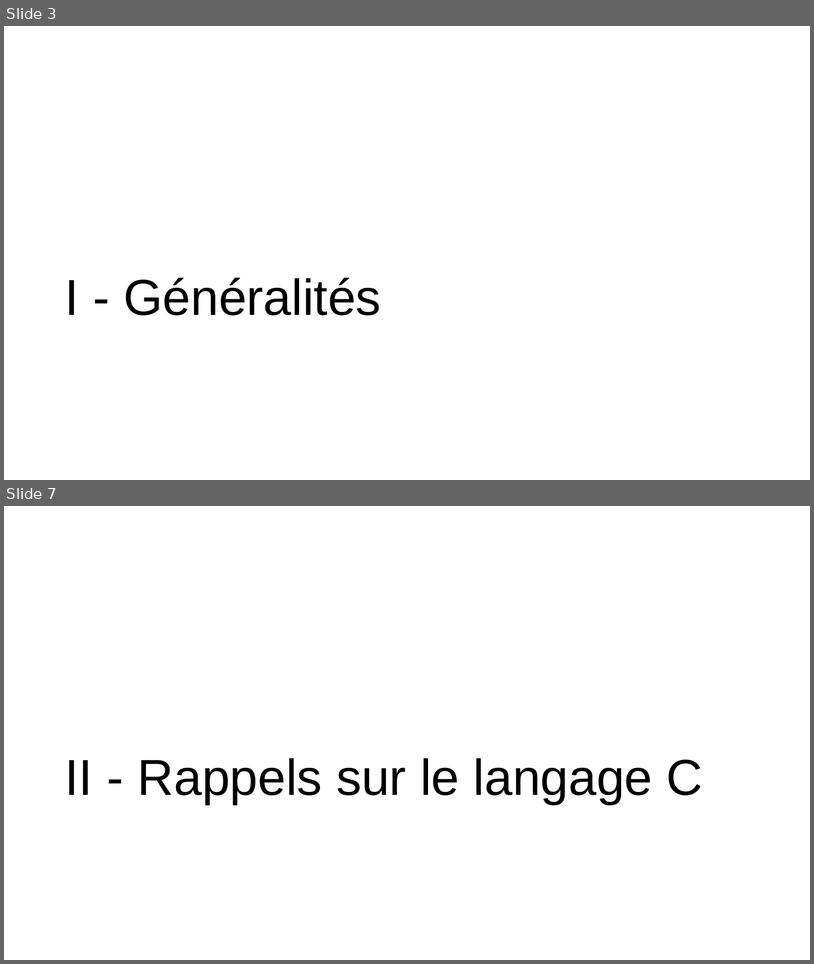
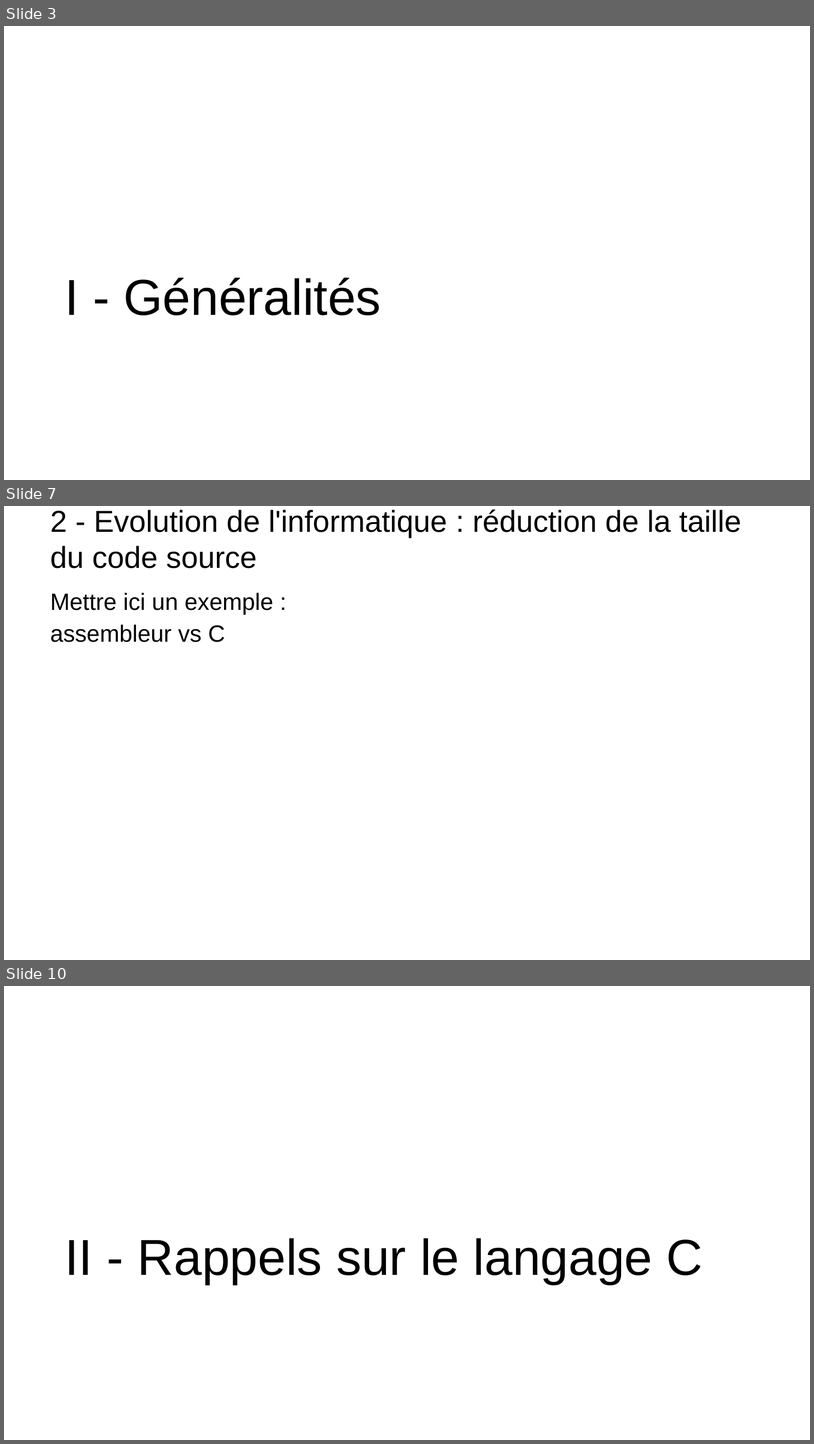
Before and after one commit to t-tortosa/cppCourses, a slide deck: POO.pptx. Shown one above the other, each under a label of ours: slides 3 and 7 before the commit, slides 3, 7 and 10 after it; the slides between them are not shown. The pictures are 814x964 and 814x1444 pixels, drawn with LibreOffice and Linux fonts; fonts in the diff are those of the drawing; background and template pictures are left out. Boxes give left, top, right and bottom in pixels: in the first picture for what was removed or moved away, otherwise in the second. Text is boxed around its words. In the diff, an @@ line names an element or a change of style, - is before the commit and + after.

```diff
--- a/POO.pptx
+++ b/POO.pptx
@@ slide 7 added at (4, 506, 810, 960), background picture (left out) @@
@@ title added at (50, 510, 742, 568), 36 pt, text #000000 @@
+2 - Evolution de l'informatique : réduction de la taille du code source
@@ text added at (50, 592, 273, 642), 28 pt, text #000000 @@
+Mettre ici un exemple : assembleur vs C
@@ what was slide 7 is now slide 10 @@
```
Also in this commit, not shown: 4 slides changed, 6 other slides added, 1 slide removed, 4 other files.
